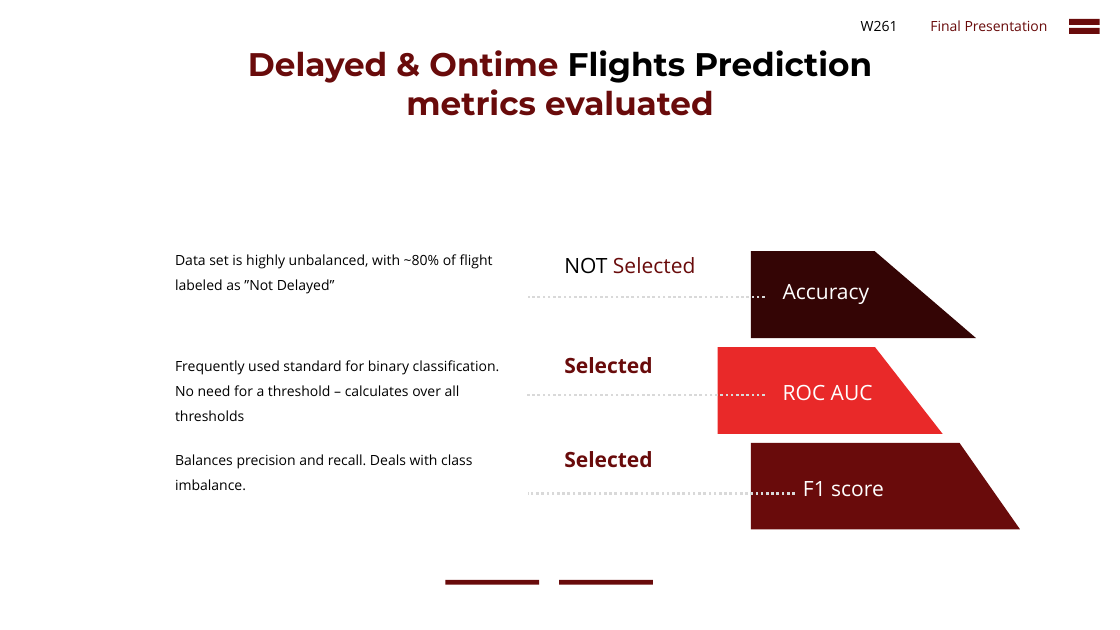
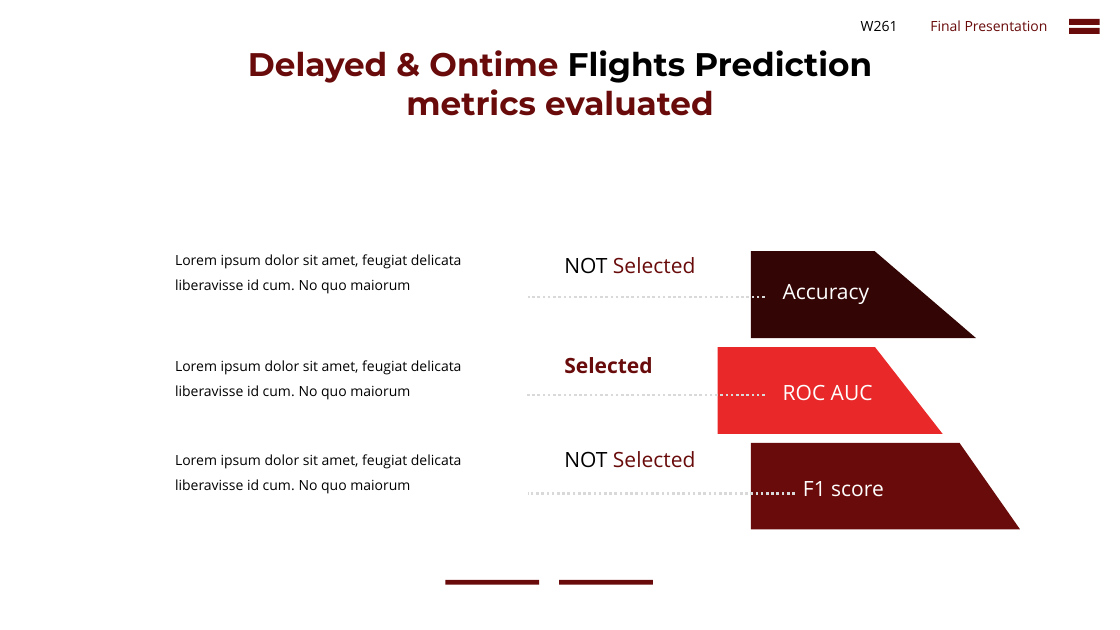
Before and after one commit to cbenge509/flightsontime, a slide deck: slide 30 of presentation/Delayed Flights Prediction - Final.pptx (slide 27 before the commit). Drawn at 1120x630 pixels with LibreOffice and Linux fonts; fonts in the diff are those of the drawing. Boxes give left, top, right and bottom in pixels: in the first picture for what was removed or moved away, otherwise in the second. Text is boxed around its words. In the diff, an @@ line names an element or a change of style, - is before the commit and + after.

```diff
--- a/presentation/Delayed Flights Prediction - Final.pptx
+++ b/presentation/Delayed Flights Prediction - Final.pptx
@@ text at (x1=175, y1=254, x2=462, y2=294): text changed @@
-Data set is highly unbalanced, with ~80% of flight labeled as ”Not Delayed”
+Lorem ipsum dolor sit amet, feugiat delicata liberavisse id cum. No quo maiorum
@@ text at (x1=175, y1=360, x2=462, y2=400): text changed @@
-Frequently used standard for binary classification. No need for a threshold – calculates over all thresholds
+Lorem ipsum dolor sit amet, feugiat delicata liberavisse id cum. No quo maiorum
@@ text at (x1=175, y1=454, x2=462, y2=494): text changed @@
-Balances precision and recall. Deals with class imbalance.
+Lorem ipsum dolor sit amet, feugiat delicata liberavisse id cum. No quo maiorum
@@ text at (x1=564, y1=451, x2=695, y2=468): text changed; bold off @@
-Selected
+NOT Selected
```
Also in this commit, not shown: 4 other slides changed, 3 slides removed, 1 other file.
